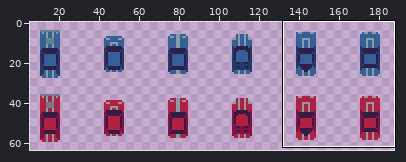
Two versions of one pixel-art file, Assets/Raw Assets/Cars.aseprite. The first picture is a wide view before the edit; the outline marks the close-up.
Close-up. As it was:
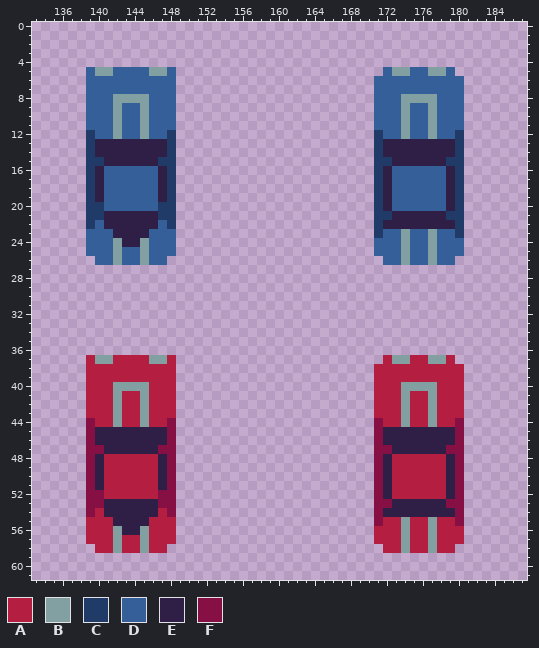
192x64 pixels, 1 frame. Shown: x 133..187, y 0..61. The wide view leaves out empty margins. The commit also changed other parts of the picture, which this record leaves out.
Palette (. is transparent): A #b41e40  B #829fa1  C #203b68  D #345f99  E #2f1e45  F #861043
The same view after the edit:
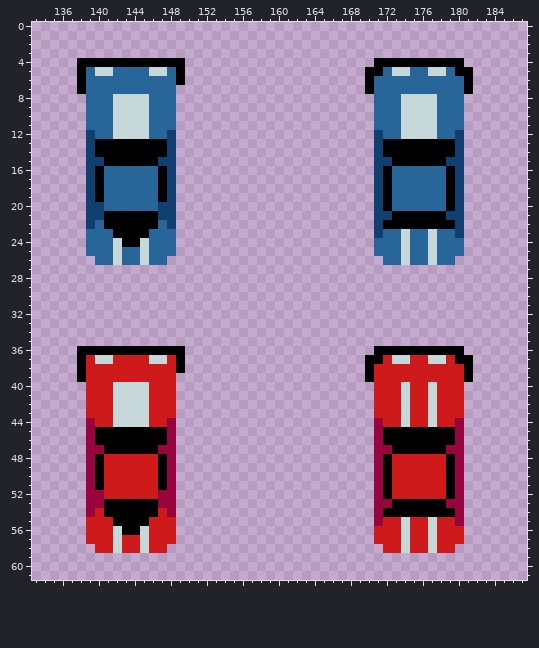
Difference:
{"colour":"A","old":"#b41e40","new":"#ce1a1a"}
{"colour":"B","old":"#829fa1","new":"#c6d8d9"}
{"colour":"C","old":"#203b68","new":"#113f6f"}
{"colour":"D","old":"#345f99","new":"#28669a"}
{"colour":"E","old":"#2f1e45","new":"#000000"}
{"colour":"F","old":"#861043","new":"#98053d"}
{"where": "layer \"Layer 1\""}
{"y":4,"x":138,"old":"............","new":"EEEEEEEEEEEE"}
{"y":4,"x":171,"old":"..........","new":"EEEEEEEEEE"}
{"y":5,"x":138,"old":".","new":"E"}
{"y":5,"x":149,"old":".","new":"E"}
{"y":5,"x":170,"old":"..","new":"EE"}
{"y":5,"x":180,"old":"..","new":"EE"}
{"y":6,"x":138,"old":".","new":"E"}
{"y":6,"x":149,"old":".","new":"E"}
{"y":6,"x":170,"old":".","new":"E"}
{"y":6,"x":181,"old":".","new":"E"}
{"y":7,"x":138,"old":".","new":"E"}
{"y":7,"x":170,"old":".","new":"E"}
{"y":7,"x":181,"old":".","new":"E"}
{"y":9,"x":143,"old":"DD","new":"BB"}
{"y":9,"x":175,"old":"DD","new":"BB"}
{"y":10,"x":143,"old":"DD","new":"BB"}
{"y":10,"x":175,"old":"DD","new":"BB"}
{"y":11,"x":143,"old":"DD","new":"BB"}
{"y":11,"x":175,"old":"DD","new":"BB"}
{"y":12,"x":143,"old":"DD","new":"BB"}
{"y":12,"x":175,"old":"DD","new":"BB"}
{"y":36,"x":138,"old":"............","new":"EEEEEEEEEEEE"}
{"y":36,"x":171,"old":"..........","new":"EEEEEEEEEE"}
{"y":37,"x":138,"old":".","new":"E"}
{"y":37,"x":149,"old":".","new":"E"}
{"y":37,"x":170,"old":"..","new":"EE"}
{"y":37,"x":180,"old":"..","new":"EE"}
{"y":38,"x":138,"old":".","new":"E"}
{"y":38,"x":149,"old":".","new":"E"}
{"y":38,"x":170,"old":".","new":"E"}
{"y":38,"x":181,"old":".","new":"E"}
{"y":39,"x":138,"old":".","new":"E"}
{"y":39,"x":170,"old":".","new":"E"}
{"y":39,"x":181,"old":".","new":"E"}
{"y":40,"x":175,"old":"BB","new":"AA"}
{"y":41,"x":143,"old":"AA","new":"BB"}
{"y":42,"x":143,"old":"AA","new":"BB"}
{"y":43,"x":143,"old":"AA","new":"BB"}
{"y":44,"x":143,"old":"AA","new":"BB"}
{"label":"changed","picture_box":[77,58,185,265]}
{"label":"changed","picture_box":[365,58,473,265]}
{"label":"changed","picture_box":[77,346,185,553]}
{"label":"changed","picture_box":[365,346,473,553]}
